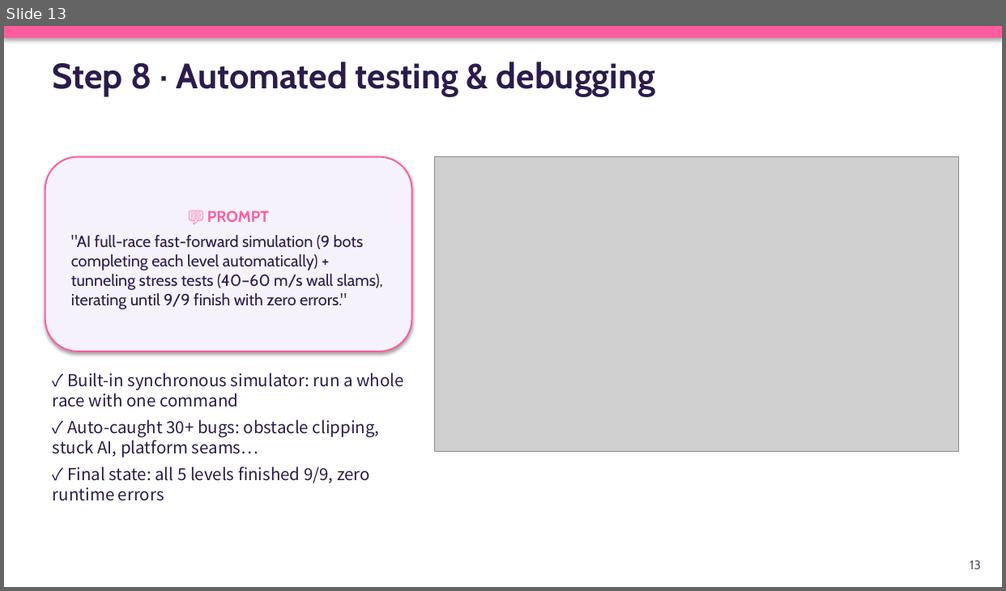
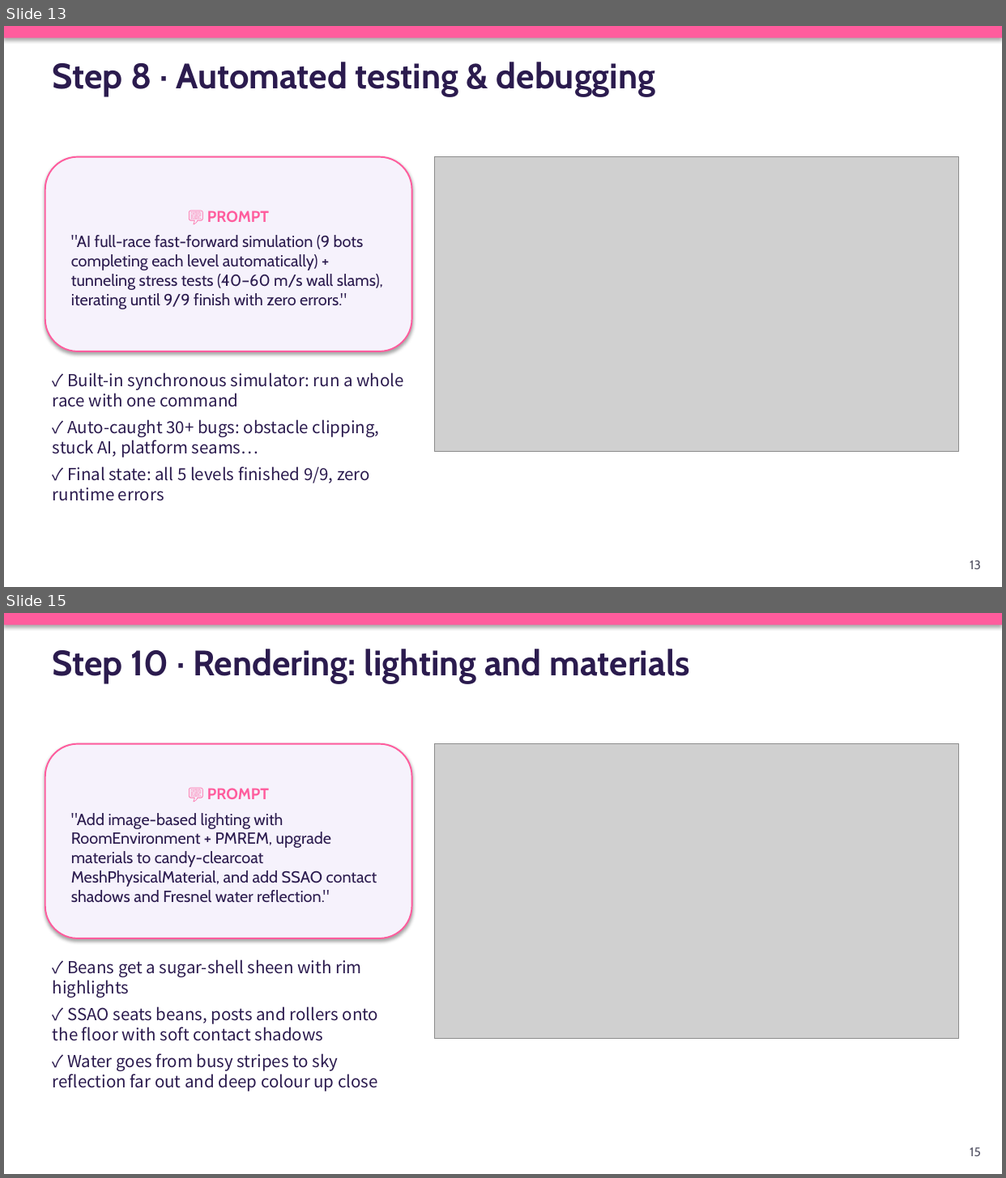
Before and after one commit to chengkaho98-svg/Mini3Dgame, a slide deck: AI_Game_Development_Playbook_EN.pptx. Shown one above the other, each under a label of ours: slide 13 before the commit, slides 13 and 15 after it; the slides between them are not shown. The pictures are 1006x591 and 1006x1178 pixels, drawn with LibreOffice and Linux fonts; fonts in the diff are those of the drawing; grey boxes stand for pictures. Boxes give left, top, right and bottom in pixels: in the first picture for what was removed or moved away, otherwise in the second. Text is boxed around its words. In the diff, an @@ line names an element or a change of style, - is before the commit and + after.

Commit message:
Fix edge-bumper wedge; cheaper split post FX; fairer win%; Playbook extended to 20 slides (ZH+EN)
Bumpers (E1)
- Root cause of the remaining 34 wedged cases: 7 bumpers stuck out past the
  road rail, so a player clamped on the rail touched the ball's outer face and
  the round push-out pinned them against the wall. Pulled them in so the ball
  edge sits ~0.3m inside the rail.
- Same 168-case matrix (8 clusters x 3 starts x 7 inputs): 134/168 -> 168/168,
  0 wedged, 0 falls. Average bumps through a cluster dropped (L1 c2: 9.5 -> 2.3).

Split-screen post FX (corrects an earlier claim)
- Measured properly with GPU sync: 4-view split with SSAO on every view was
  15.8ms, not the 60 FPS reported before. SSAO now runs only with up to 2
  views; 3-4 views keep bloom. 4-way split: 10.4ms (96 FPS on RTX 5070 Ti).

Win% (analytics.js)
- Softmax temperature now widens early and tightens late: mid-race nobody
  reads 0% (was 5 of 8 racers at 0% seconds after the start).
- Once someone has finished first, still-running racers can no longer show
  100% (only the winner keeps it).

Playbook: +5 steps (game feel, lighting/materials, outlines+split post FX,
test matrix, win% + local-LLM commentator), + analytics architecture diagram,
refreshed results. 14 -> 20 slides, ZH and EN. Visual gate 20/20 on both.
Step 9 and Step 12 reuse earlier screenshots.

Verified: bumper matrix 168/168; all 5 levels 9/9 bots; zero runtime errors.

```diff
--- a/AI_Game_Development_Playbook_EN.pptx
+++ b/AI_Game_Development_Playbook_EN.pptx
@@ slide 15 added at (4, 613, 1002, 1174), background #FFFFFF @@
@@ rectangle added at (4, 613, 1002, 625), fill #FF5C9D @@
@@ text added at (53, 649, 690, 684), 34 pt, text #2B1B4E, bold @@
+Step 10 · Rendering: lighting and materials
@@ rounded rectangle added at (45, 744, 412, 939), fill #F6F2FC, outline #FF5C9D 1.5 pt, 15.5 pt, text #2B1B4E @@
+💬 PROMPT
+"Add image-based lighting with RoomEnvironment + PMREM, upgrade materials to candy-clearcoat MeshPhysicalMaterial, and add SSAO contact shadows and Fresnel water reflection."
@@ picture added at (434, 744, 958, 1039) @@
@@ text added at (53, 960, 379, 1092), 16 pt, text #2B1B4E @@
+✓ Beans get a sugar-shell sheen with rim highlights
+✓ SSAO seats beans, posts and rollers onto the floor with soft contact shadows
+✓ Water goes from busy stripes to sky reflection far out and deep colour up close
@@ text added at (970, 1148, 981, 1157), 12 pt, text #555566 @@
+15
```
Also in this commit, not shown: 2 slides changed, 5 other slides added, 25 other files.
